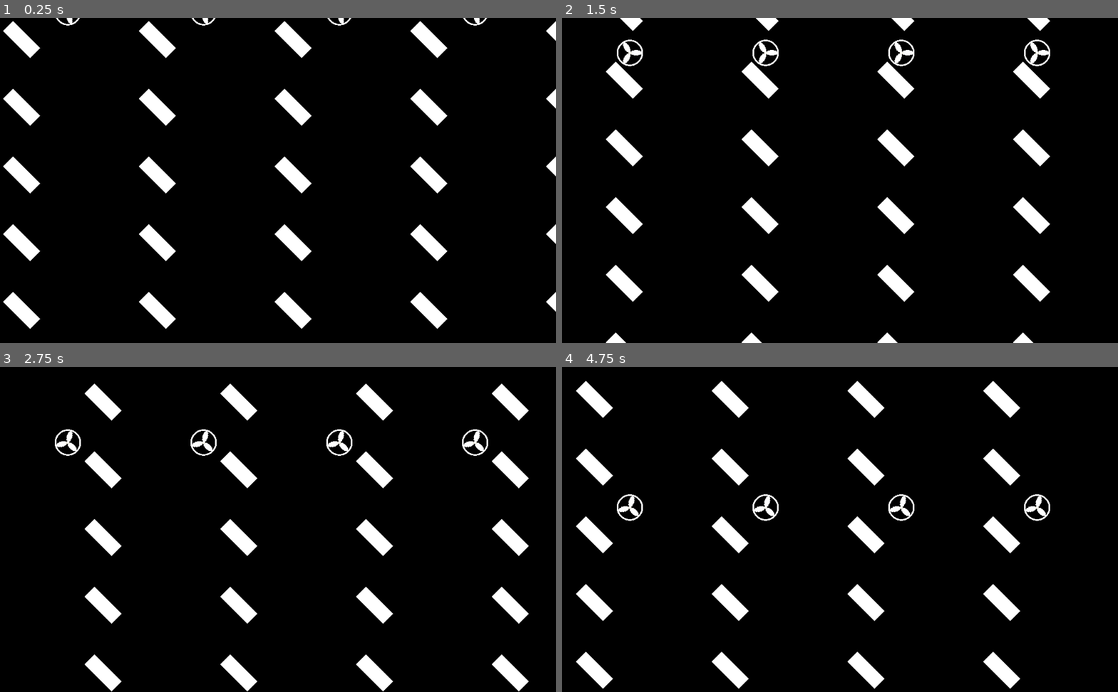
Above: before the commit, frames 1-4 (two rows, left to right).
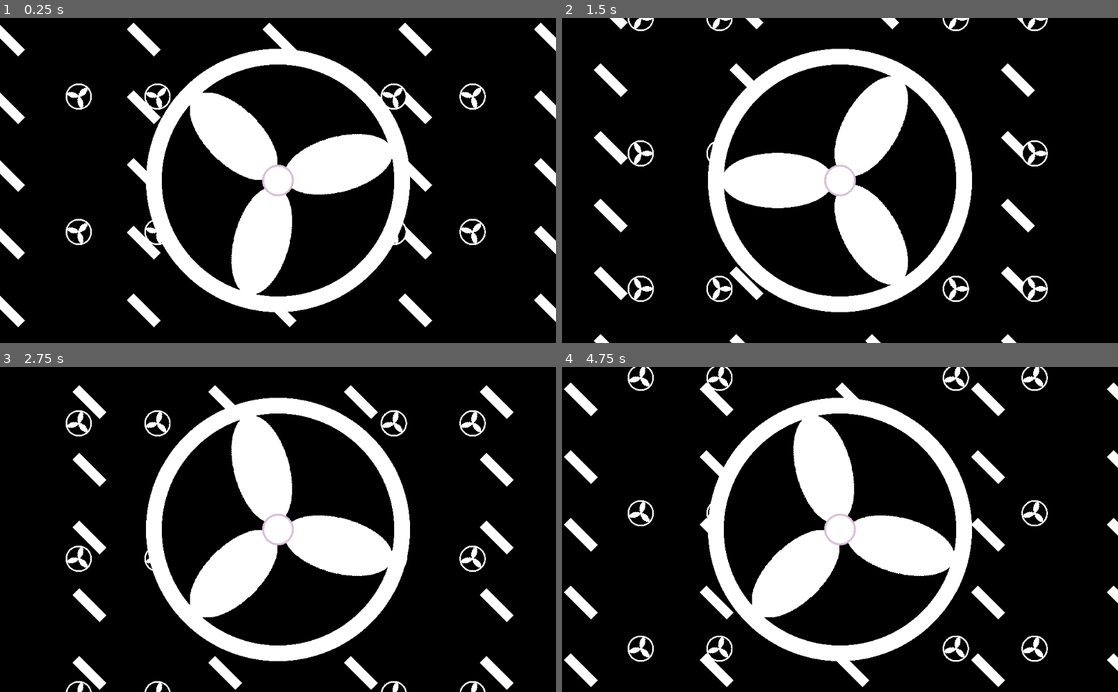
Above: after the commit, the same moments.

Repository: imsyad/Computer-Graphics
Game: Godot game, scene res://animasi.tscn
The game is run twice, just before and just after one commit, with the same random seed, the same clock (stepped at 60 frames per second) and the same inputs. The project has no main scene, so this scene is started directly.
Inputs:
- Up to frame 1 (0.25 s): no input
- Up to frame 2 (1.5 s): no input
- Up to frame 3 (2.75 s): no input
- Up to frame 4 (4.75 s): no input

The runs differ from the first frame. In frame 1, 24% of the frame differs, in the area x 0-100%, y 0-96%; in frame 2, 22%; in frame 3, 23%; in frame 4, 25%, in the area x 0-100%, y 0-100%.

Commit message:
Animation class/scene

Diff:
--- a/ETS/Project/animasi.gd
+++ b/ETS/Project/animasi.gd
@@ -13,8 +13,8 @@
 	timer.start()
 
 
-func animasi_garis(start_x, start_y, radius):
-
+func animasi_garis(start_y, width):
+	var start_x = -25
 	var height = start_y
 
 	var x1 = start_x
@@ -24,28 +24,46 @@
 	var x5 = x4 + 250
 
 	if height + time_garis >= get_viewport().size.y:
-		height = start_y - 625
-
-
-#	if x1 + time_garis > get_viewport().size.x + 50:
-#		x1 -= 1250
-	draw_line(Vector2(x1 + time_garis, height + time_garis), Vector2(x1 + time_garis + 50, height + time_garis + 50), Color.white, radius/10)
-	print(time_garis)
-#	if x2 + time_garis > get_viewport().size.x + 50:
-#		x2 = -1000 + x1
-	draw_line(Vector2(x2 + time_garis, height + time_garis), Vector2(x2 + time_garis + 50, height + time_garis + 50), Color.white, radius/10)
-#	if x3 + time_garis > get_viewport().size.x + 50:
-#		x3 = -750 + x1
-	draw_line(Vector2(x3 + time_garis, height + time_garis), Vector2(x3 + time_garis + 50, height + time_garis +  50), Color.white, radius/10)
-	if x4 + time_garis > get_viewport().size.x + 50:
-		x4 = -500 + x1
-	draw_line(Vector2(x4 + time_garis, height + time_garis), Vector2(x4 + time_garis + 50, height + time_garis + 50), Color.white, radius/10)
-	if x5 + time_garis > get_viewport().size.x + 50:
-		x5 = -250 + x1
-	draw_line(Vector2(x5 + time_garis, height + time_garis), Vector2(x5 + time_garis + 50, height + time_garis + 50), Color.white, radius/10)
+		height = start_y - 750
 
 	if time_garis >= 500 :
 		time_garis = 0
+
+	draw_line(Vector2(x1 + time_garis, height + time_garis), Vector2(x1 + time_garis + 50, height + time_garis + 50), Color.white, width)
+
+	draw_line(Vector2(x2 + time_garis, height + time_garis), Vector2(x2 + time_garis + 50, height + time_garis + 50), Color.white, width)
+
+	draw_line(Vector2(x3 + time_garis, height + time_garis), Vector2(x3 + time_garis + 50, height + time_garis +  50), Color.white, width)
+	if x4 + time_garis > get_viewport().size.x + 50:
+		x4 = -500 + x1
+	draw_line(Vector2(x4 + time_garis, height + time_garis), Vector2(x4 + time_garis + 50, height + time_garis + 50), Color.white, width)
+	if x5 + time_garis > get_viewport().size.x + 50:
+		x5 = -250 + x1
+	draw_line(Vector2(x5 + time_garis, height + time_garis), Vector2(x5 + time_garis + 50, height + time_garis + 50), Color.white, width)
+
+
+func animasi_kamon(start_y, radius):
+	var gap = (get_viewport().size.x - (6 * radius))/6
+
+	var height = start_y
+	var start_x = 0
+
+	var x1 = start_x + gap
+	var x2 = 2 * gap
+	var x3 = 5 * gap
+	var x4 = 6 * gap
+
+	if height + 25 * time_kamon_1 / 18 > get_viewport().size.y + radius:
+		height = start_y - 750
+
+	if time_kamon_1 >= 360 :
+		time_kamon_1 = 0
+
+	draw_kamon(Vector2(x1, height + 25 * time_kamon_1 / 18), radius, -time_kamon_1)
+	draw_kamon(Vector2(x2, height + 25 * time_kamon_1 / 18), radius, -time_kamon_1)
+	draw_kamon(Vector2(x3, height + 25 * time_kamon_1 / 18), radius, -time_kamon_1)
+	draw_kamon(Vector2(x4, height + 25 * time_kamon_1 / 18), radius, -time_kamon_1)
+
 
 func _draw():
 
@@ -53,28 +71,17 @@
 
 	var yd = -125
 	while yd < get_viewport().size.y:
-		if (yd/50) % 2 == 1:
-			animasi_garis(0, yd, radius)
-		else:
-			animasi_garis(0, yd, radius)
+		animasi_garis(yd, radius/15)
 		yd += 125
 
+	yd = -125
+	while yd < get_viewport().size.y:
+		animasi_kamon(yd, radius/10)
+		yd += 250
 
-	var j = 125
-	var y_kamon = -radius/10 + time_kamon_1
-	while j < get_viewport().size.x:
-		draw_kamon(Vector2(j, y_kamon), radius/10, -time_kamon_1)
-		j += 250
 
-	if time_kamon_1 > get_viewport().size.y + radius/5:
-		time_kamon_1 = 0
 
-#	if time_garis > get_viewport().size.y + 50:
-#		time_garis = 0
-
-	if get_viewport().size.x/4 < get_viewport().size.y:
-		radius = get_viewport().size.y/2
-#	draw_kamon(Vector2(get_viewport().size.x/2, get_viewport().size.y/2), radius, time)
+	draw_kamon(Vector2(get_viewport().size.x/2, get_viewport().size.y/2), radius, time)
 
 
 func _on_Timer_timeout():
--- a/ETS/Project/kamon.gd
+++ b/ETS/Project/kamon.gd
@@ -24,7 +24,7 @@
 
 
 func lingkaran_kamon(centre: Vector2,radius,color):
-	draw_circle(centre, radius + radius/7, Color(0.7294117647, 0.70196078431, 0.55294117647))
+	draw_circle(centre, radius + radius/7, Color.thistle)
 	draw_circle(centre, radius, color)
 
 
@@ -37,8 +37,6 @@
 	var radius_lingkaran_dalam = radius/10
 	var radius_lingkaran_luar  = radius - radius/10
 	var radius_kelopak         = (radius - radius/5)/2
-#	var warna                  = Color(0.83137254902, 0.8, 0.63529411764)
-#	var warna_outline          = Color(0.7294117647, 0.70196078431, 0.55294117647)
 	var warna = Color.white
 	var warna_outline = Color.white
 
